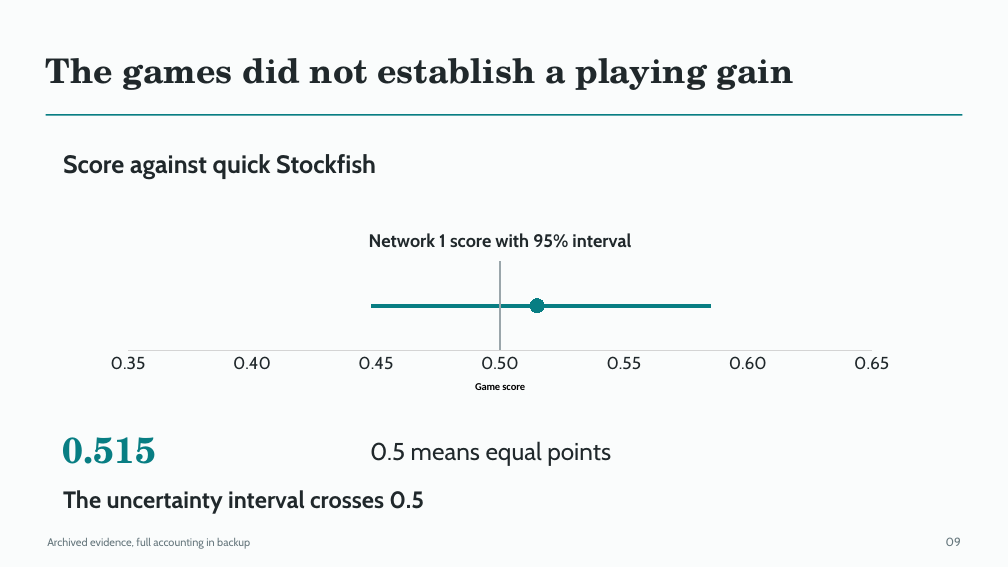
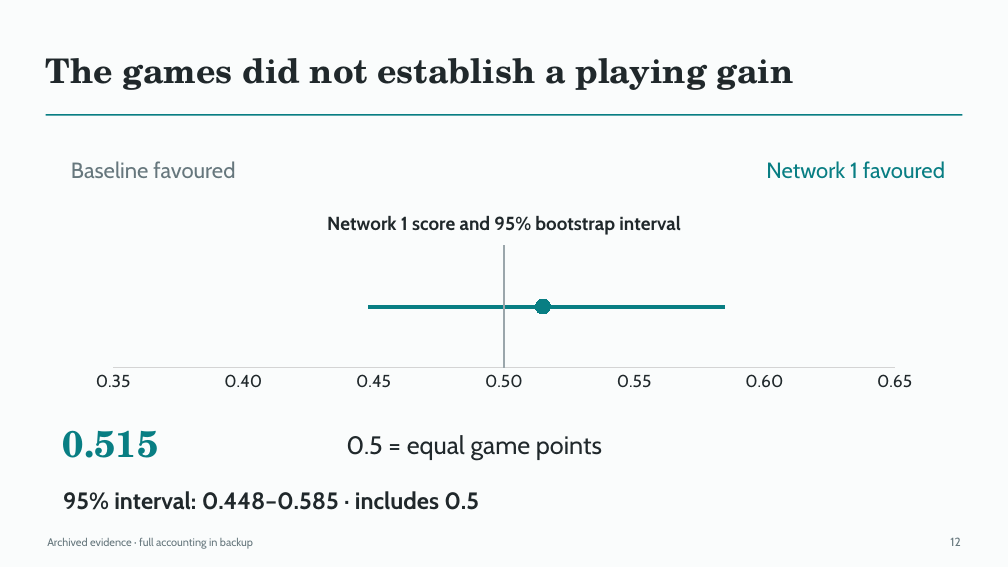
Before and after one commit to Mr-Teal/CS5446_project, a slide deck: slide 12 of docs/drafts/presentation-draft.pptx (slide 9 before the commit). Drawn at 1008x567 pixels with LibreOffice and Linux fonts; fonts in the diff are those of the drawing. Boxes give left, top, right and bottom in pixels: in the first picture for what was removed or moved away, otherwise in the second. Text is boxed around its words. In the diff, an @@ line names an element or a change of style, - is before the commit and + after.

```diff
--- a/docs/drafts/presentation-draft.pptx
+++ b/docs/drafts/presentation-draft.pptx
@@ text removed at (63,154,376,179) @@
-Score against quick Stockfish
@@ text added at (71,161,235,178), 21 pt, text #66777D @@
+Baseline favoured
@@ text added at (766,161,945,179), 21 pt, text #087E83 @@
+Network 1 favoured
@@ scatter smooth chart at (79,200,929,396) @@
@@ title "Network 1 score with 95% interval " to "Network 1 score and 95% bootstrap interval " @@
@@ category axis title "Game score" to "" @@
@@ scatter smooth chart: place and size @@
-scatter smooth chart at (95,216,906,408)
+scatter smooth chart at (79,200,929,396)
@@ text "0.515" at (63,430,158,458): size 34.5 to 35.2 pt @@
@@ text at (346,435,602,461): text changed; size 23.2 to 24 pt @@
-0.5 means equal points
+0.5 = equal game points
@@ text at (63,491,479,510): text changed @@
-The uncertainty interval crosses 0.5
+95% interval: 0.448–0.585 · includes 0.5
@@ text at (47,538,253,549): text changed @@
-Archived evidence, full accounting in backup
+Archived evidence · full accounting in backup
@@ text at (950,537,960,546): text changed @@
-09
+12
```
Also in this commit, not shown: 7 other slides changed, 8 slides added, 5 slides removed, 3 other files.
